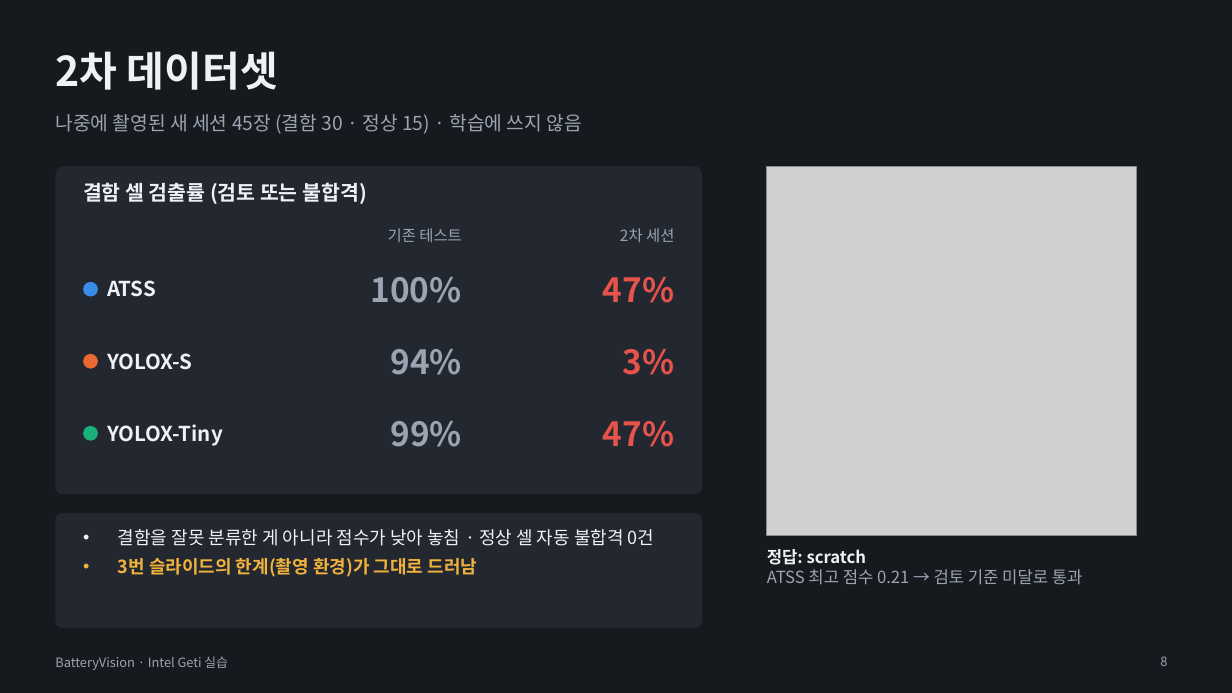
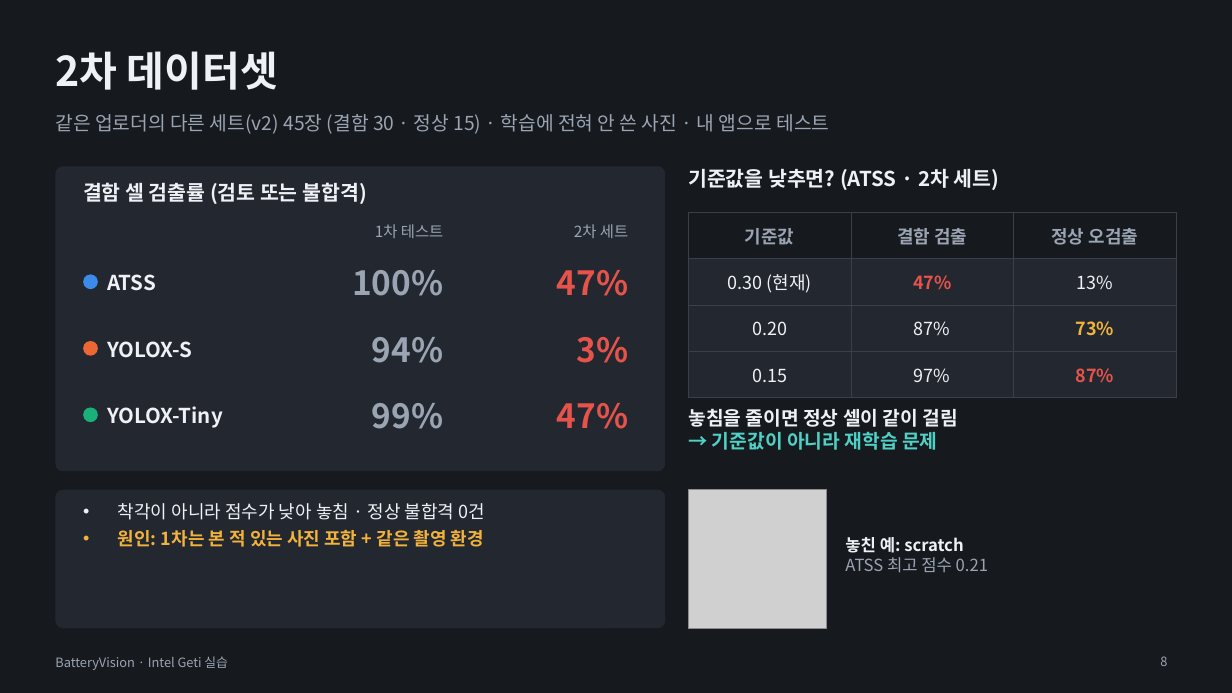
Before and after one commit to se4nchoi/batteryvision, a slide deck: slide 8 of docs/submission/BatteryVision_발표.pptx. Drawn at 1232x693 pixels with LibreOffice and Linux fonts; fonts in the diff are those of the drawing; grey boxes stand for pictures. Boxes give left, top, right and bottom in pixels: in the first picture for what was removed or moved away, otherwise in the second. Text is boxed around its words. In the diff, an @@ line names an element or a change of style, - is before the commit and + after.

```diff
--- a/docs/submission/BatteryVision_발표.pptx
+++ b/docs/submission/BatteryVision_발표.pptx
@@ text at (x1=55, y1=114, x2=829, y2=134): text changed @@
-나중에 촬영된 새 세션 45장 (결함 30 · 정상 15) · 학습에 쓰지 않음
+같은 업로더의 다른 세트(v2) 45장 (결함 30 · 정상 15) · 학습에 전혀 안 쓴 사진 · 내 앱으로 테스트
@@ rounded rectangle resized from (x1=55, y1=166, x2=702, y2=494) to (x1=55, y1=166, x2=665, y2=471) @@
@@ rounded rectangle at (x1=55, y1=166, x2=665, y2=471): proportions changed @@
@@ text added at (x1=688, y1=169, x2=999, y2=190), 16 pt, text #EEF1F5, bold @@
+기준값을 낮추면? (ATSS · 2차 세트)
@@ text at (x1=375, y1=224, x2=443, y2=238): text changed @@
-기존 테스트
+1차 테스트
@@ text at (x1=574, y1=224, x2=628, y2=238): text changed @@
-2차 세션
+2차 세트
@@ table added at (x1=689, y1=213, x2=1177, y2=387), 4 rows, 3 columns @@
+기준값 | 결함 검출 | 정상 오검출
+0.30 (현재) | 47% | 13%
+0.20 | 87% | 73%
+0.15 | 97% | 87%
@@ text "ATSS" moved from (x1=107, y1=280, x2=156, y2=297) to (x1=107, y1=274, x2=156, y2=291) @@
@@ text "100%" moved from (x1=371, y1=277, x2=462, y2=303) to (x1=352, y1=270, x2=443, y2=296) @@
@@ text "47%" moved from (x1=603, y1=277, x2=674, y2=303) to (x1=557, y1=270, x2=628, y2=296) @@
@@ ellipse moved from (x1=83, y1=282, x2=98, y2=297) to (x1=83, y1=274, x2=98, y2=289) @@
@@ text "YOLOX-S" moved from (x1=107, y1=353, x2=192, y2=370) to (x1=107, y1=341, x2=192, y2=358) @@
@@ text "94%" moved from (x1=390, y1=349, x2=461, y2=375) to (x1=372, y1=337, x2=443, y2=363) @@
@@ text "3%" moved from (x1=623, y1=349, x2=675, y2=375) to (x1=576, y1=337, x2=628, y2=363) @@
@@ ellipse moved from (x1=83, y1=354, x2=98, y2=369) to (x1=83, y1=341, x2=98, y2=356) @@
@@ ellipse moved from (x1=83, y1=426, x2=98, y2=441) to (x1=83, y1=408, x2=98, y2=422) @@
@@ text "YOLOX-Tiny" moved from (x1=107, y1=424, x2=223, y2=446) to (x1=107, y1=406, x2=223, y2=428) @@
@@ text "99%" moved from (x1=390, y1=421, x2=461, y2=447) to (x1=372, y1=403, x2=443, y2=429) @@
@@ text "47%" moved from (x1=603, y1=421, x2=674, y2=447) to (x1=557, y1=403, x2=628, y2=429) @@
@@ text added at (x1=688, y1=409, x2=958, y2=450), 15 pt, text #EEF1F5, bold @@
+놓침을 줄이면 정상 셀이 같이 걸림
+→ 기준값이 아니라 재학습 문제
@@ rounded rectangle at (x1=55, y1=490, x2=665, y2=628): proportions changed @@
@@ rounded rectangle resized from (x1=55, y1=513, x2=702, y2=628) to (x1=55, y1=490, x2=665, y2=628) @@
@@ text at (x1=118, y1=503, x2=486, y2=547): text changed @@
-• 결함을 잘못 분류한 게 아니라 점수가 낮아 놓침 · 정상 셀 자동 불합격 0건
-• 3번 슬라이드의 한계(촬영 환경)가 그대로 드러남
+• 착각이 아니라 점수가 낮아 놓침 · 정상 불합격 0건
+• 원인: 1차는 본 적 있는 사진 포함 + 같은 촬영 환경
@@ picture resized from (x1=767, y1=166, x2=1137, y2=536) to (x1=689, y1=490, x2=827, y2=628) @@
@@ text at (x1=845, y1=537, x2=988, y2=573): text changed @@
-정답: scratch
-ATSS 최고 점수 0.21 → 검토 기준 미달로 통과
+놓친 예: scratch
+ATSS 최고 점수 0.21
@@ text "놓친 예: scratch" at (x1=845, y1=537, x2=988, y2=573): vertical alignment top to middle @@
```
Also in this commit, not shown: 7 other slides changed, 1 slide added, 1 slide removed, 5 other files.
